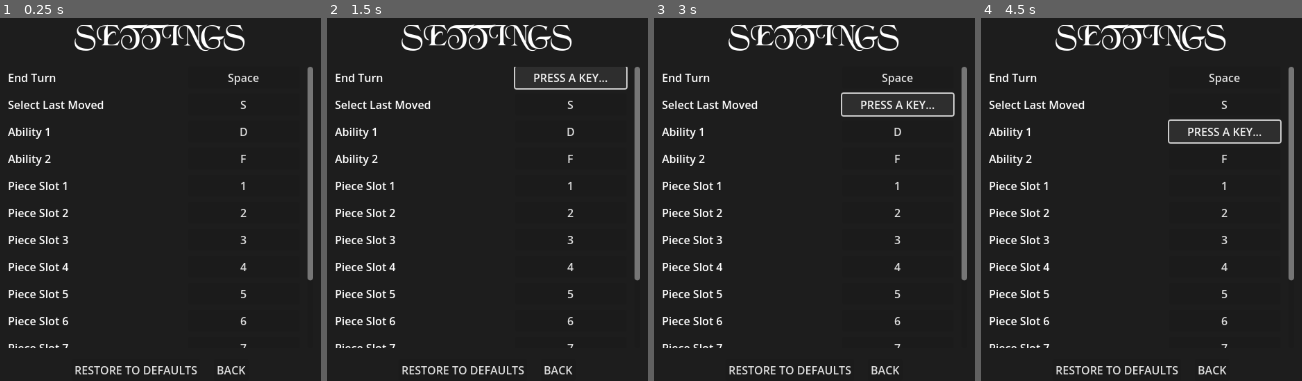
Above: before the commit, frames 1-4 (left to right).
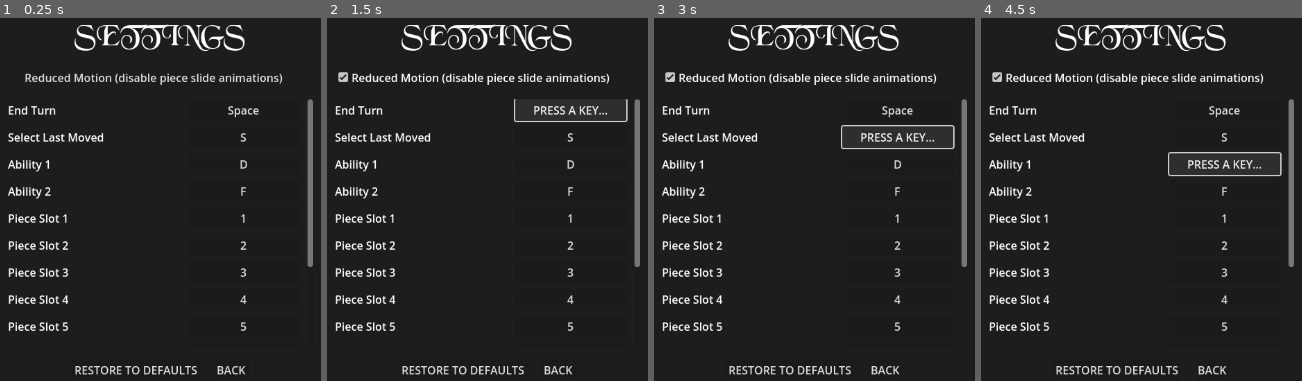
Above: after the commit, the same moments.

Repository: mjura1/gamejam-2025
Game: Godot game, scene res://Scenes/Menu/settings_menu.tscn
Same seed, same stepped clock (60 frames per second), same inputs: the game is played once before the commit and once after it. This scene is started directly instead of the project's main scene.
Inputs (mouse positions are in pixels of both pictures, inside the frame that each line leads up to):
- Up to frame 1 (0.25 s): no input
- Up to frame 2 (1.5 s): click (487, 76) at 0.5 s, where only the run after the commit has a clickable "Reduced Motion (disable piece…"; click "Space" at 1.25 s
- Up to frame 3 (3 s): click "PRESS A KEY..." at 2 s; click "S" at 2.75 s
- Up to frame 4 (4.5 s): click "PRESS A KEY..." at 3.5 s; click "D" at 4.25 s

The runs differ from the first frame. In frame 1, 5.8% of the frame differs, in the area x 2-98%, y 13-91%; in frame 2, 6.5%; in frame 3, 7.2%; in frame 4, 7.3%.

Commit message:
Add togglable slide animation for piece moves, with a Reduced Motion setting
Pieces now tween into their new grid cell on battle moves and placement
drag/drop instead of snapping instantly. A new SettingsManager autoload
persists a Reduced Motion toggle (added to the Settings screen) that
disables the animation for players who prefer it off.

Diff:
--- a/team-berry-game/Scenes/Menu/settings_menu.tscn
+++ b/team-berry-game/Scenes/Menu/settings_menu.tscn
@@ -47,6 +47,11 @@
 horizontal_alignment = 1
 text = "SETTINGS"
 
+[node name="ReducedMotionCheck" type="CheckBox" parent="Content"]
+unique_name_in_owner = true
+layout_mode = 2
+text = "Reduced Motion (disable piece slide animations)"
+
 [node name="RowsScroll" type="ScrollContainer" parent="Content"]
 custom_minimum_size = Vector2(0, 340)
 layout_mode = 2
--- a/team-berry-game/Scripts/Battle/battle_ui.gd
+++ b/team-berry-game/Scripts/Battle/battle_ui.gd
@@ -239,7 +239,7 @@
 	grid_manager.vacate(character.grid_pos)
 	character.grid_pos = grid_pos
 	grid_manager.occupy(grid_pos, character)
-	character.global_position = grid_manager.grid_to_world(grid_pos)
+	character.slide_to(grid_manager.grid_to_world(grid_pos))
 	_after_placement_change()
 	return true
 
--- a/team-berry-game/Scripts/CharacterPieces/base_character.gd
+++ b/team-berry-game/Scripts/CharacterPieces/base_character.gd
@@ -18,6 +18,7 @@
 @onready var tile_map = get_node("../Map/TileMapLayer")
 @onready var player_manager = get_node("/root/PlayerManager")
 @onready var ability_data = get_node("/root/AbilityData")
+@onready var settings_manager = get_node("/root/SettingsManager")
 
 # ----------------- NASTAVITVE IN VREDNOSTI -----------------
 @export var selected: bool = false
@@ -136,6 +137,20 @@
 
 	return targets
 
+const MOVE_SLIDE_DURATION := 0.18
+
+# Premakne figuro na dano svetovno pozicijo - drsenje (tween), razen če je v
+# Settings vklopljen "reduced motion" (dostopnost), kjer skoči nanjo takoj.
+# Uporablja ga execute_move (premiki v bitki) in battle_ui.move_placed_piece
+# (drag&drop v placement fazi).
+func slide_to(new_global_pos: Vector2):
+	if settings_manager.reduced_motion:
+		global_position = new_global_pos
+		return
+	var tween := create_tween()
+	tween.set_trans(Tween.TRANS_SINE).set_ease(Tween.EASE_OUT)
+	tween.tween_property(self, "global_position", new_global_pos, MOVE_SLIDE_DURATION)
+
 # Premesti figuro na novo lokacijo
 func execute_move(target: Vector2i):
 	# Bishop.Traps/Rook.Reinforce: premik te figure sprosti njeno cono.
@@ -147,7 +162,7 @@
 	grid_manager.vacate(grid_pos)
 	grid_pos = target
 	grid_manager.occupy(grid_pos, self)
-	global_position = grid_manager.grid_to_world(grid_pos)
+	slide_to(grid_manager.grid_to_world(grid_pos))
 	if move_sound: move_sound.play()
 
 	# ===============================================
--- /dev/null
+++ b/team-berry-game/Scripts/SettingsManager.gd
@@ -0,0 +1,36 @@
+# res://Scripts/SettingsManager.gd (Autoload/Singleton)
+# Splošne igralne nastavitve (ločeno od KeybindManager, ki upravlja samo
+# preslikave tipk) - trenutno samo "reduced motion" za izklop drsečih
+# animacij figur (dostopnost). Shrani/naloži iz user://settings.cfg.
+extends Node
+
+signal reduced_motion_changed(enabled: bool)
+
+const SAVE_PATH := "user://settings.cfg"
+const SECTION := "settings"
+
+var reduced_motion: bool = false
+
+
+func _ready():
+	load_settings()
+
+
+func set_reduced_motion(enabled: bool):
+	reduced_motion = enabled
+	save_settings()
+	reduced_motion_changed.emit(reduced_motion)
+
+
+func load_settings():
+	var cfg := ConfigFile.new()
+	var err := cfg.load(SAVE_PATH)
+	if err != OK:
+		return
+	reduced_motion = cfg.get_value(SECTION, "reduced_motion", false)
+
+
+func save_settings():
+	var cfg := ConfigFile.new()
+	cfg.set_value(SECTION, "reduced_motion", reduced_motion)
+	cfg.save(SAVE_PATH)
--- a/team-berry-game/Scripts/settings_menu.gd
+++ b/team-berry-game/Scripts/settings_menu.gd
@@ -10,6 +10,7 @@
 @onready var rows_container: VBoxContainer = %RowsContainer
 @onready var restore_button: Button = %RestoreButton
 @onready var back_button: Button = %BackButton
+@onready var reduced_motion_check: CheckBox = %ReducedMotionCheck
 
 const MODIFIER_KEYCODES := [KEY_SHIFT, KEY_CTRL, KEY_ALT, KEY_META, KEY_CAPSLOCK]
 
@@ -21,7 +22,13 @@
 func _ready():
 	restore_button.pressed.connect(_on_restore_pressed)
 	back_button.pressed.connect(_on_back_pressed)
+	reduced_motion_check.button_pressed = SettingsManager.reduced_motion
+	reduced_motion_check.toggled.connect(_on_reduced_motion_toggled)
 	_build_rows()
+
+
+func _on_reduced_motion_toggled(enabled: bool):
+	SettingsManager.set_reduced_motion(enabled)
 
 
 func _build_rows():
--- a/team-berry-game/project.godot
+++ b/team-berry-game/project.godot
@@ -18,6 +18,7 @@
 [autoload]
 
 KeybindManager="*res://Scripts/KeybindManager.gd"
+SettingsManager="*res://Scripts/SettingsManager.gd"
 GF="*res://Scripts/Map/GameFlow.gd"
 PlayerManager="*res://Scripts/Player/PlayerManager.gd"
 UiAudio="*res://Scenes/ui_audio.tscn"
Not shown, added: team-berry-game/Scripts/SettingsManager.gd.uid
